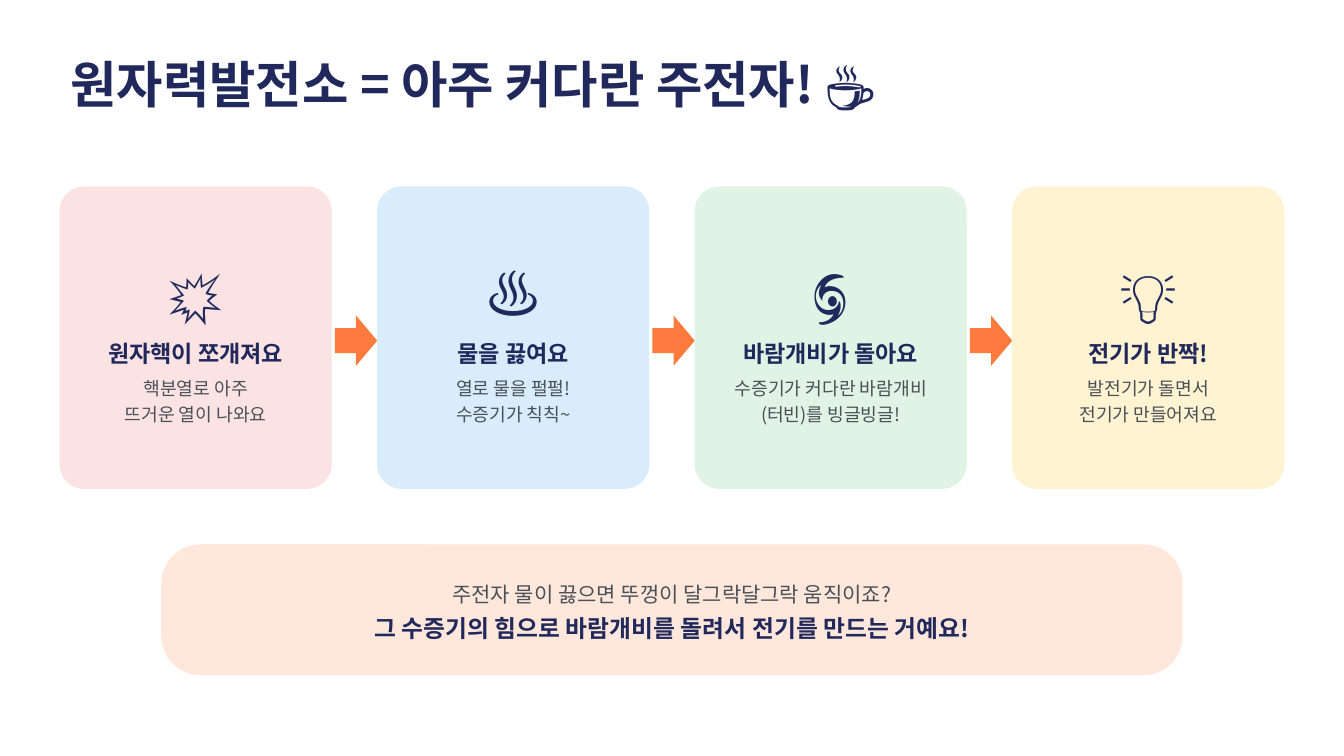
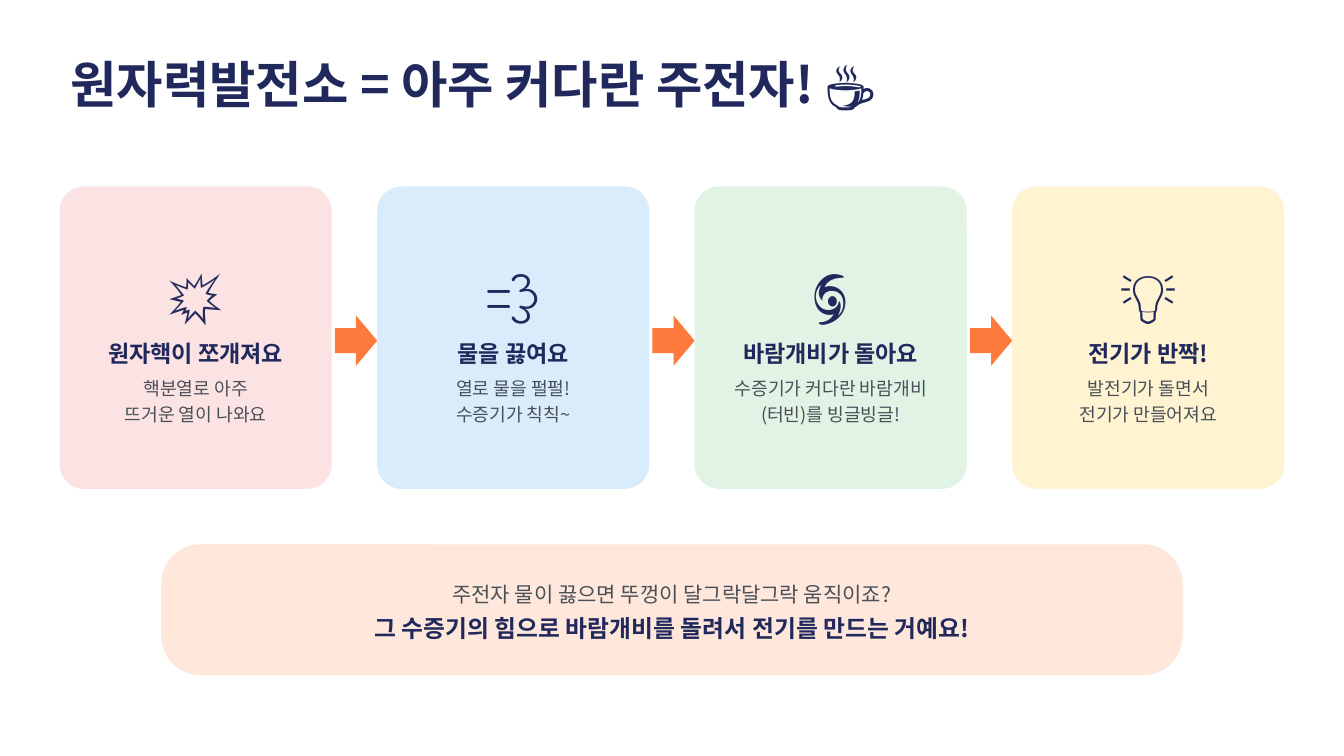
Before and after one commit to parksang-jun/ecture-materials, a slide deck: slide 15 of 강의자료/원자력 세상_초등 3-4학년용.pptx. Drawn at 1344x756 pixels with LibreOffice and Linux fonts; fonts in the diff are those of the drawing. Boxes give left, top, right and bottom in pixels: in the first picture for what was removed or moved away, otherwise in the second. Text is boxed around its words. In the diff, an @@ line names an element or a change of style, - is before the commit and + after.

```diff
--- a/강의자료/원자력 세상_초등 3-4학년용.pptx
+++ b/강의자료/원자력 세상_초등 3-4학년용.pptx
@@ text in rounded rectangle at (x1=377, y1=187, x2=649, y2=489): text changed @@
-♨️
+💨
```
Also in this commit, not shown: 19 other slides changed, 2 other files.
